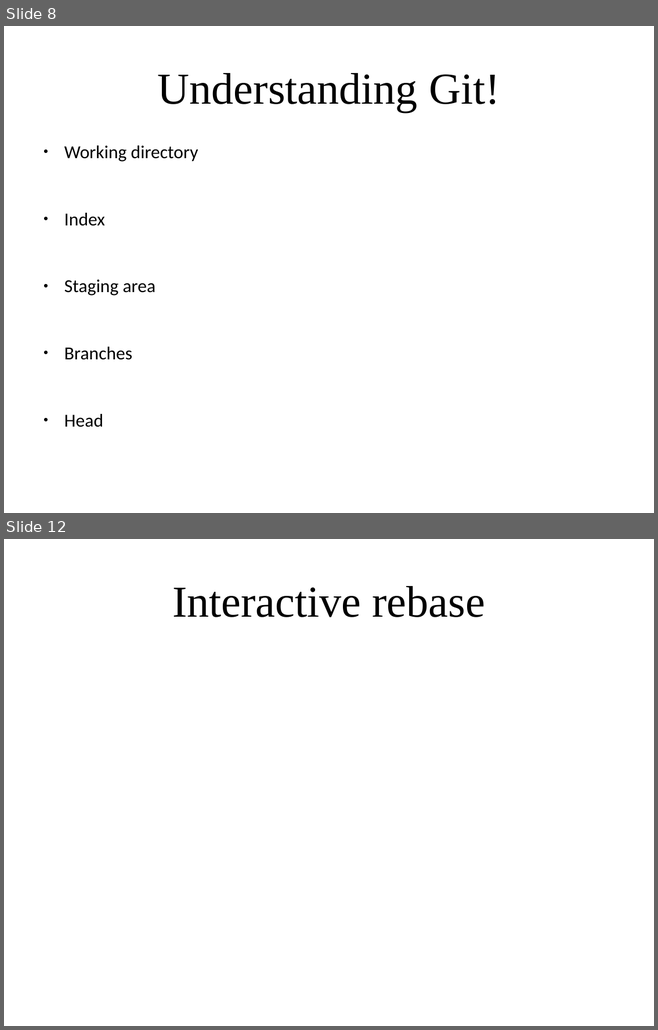
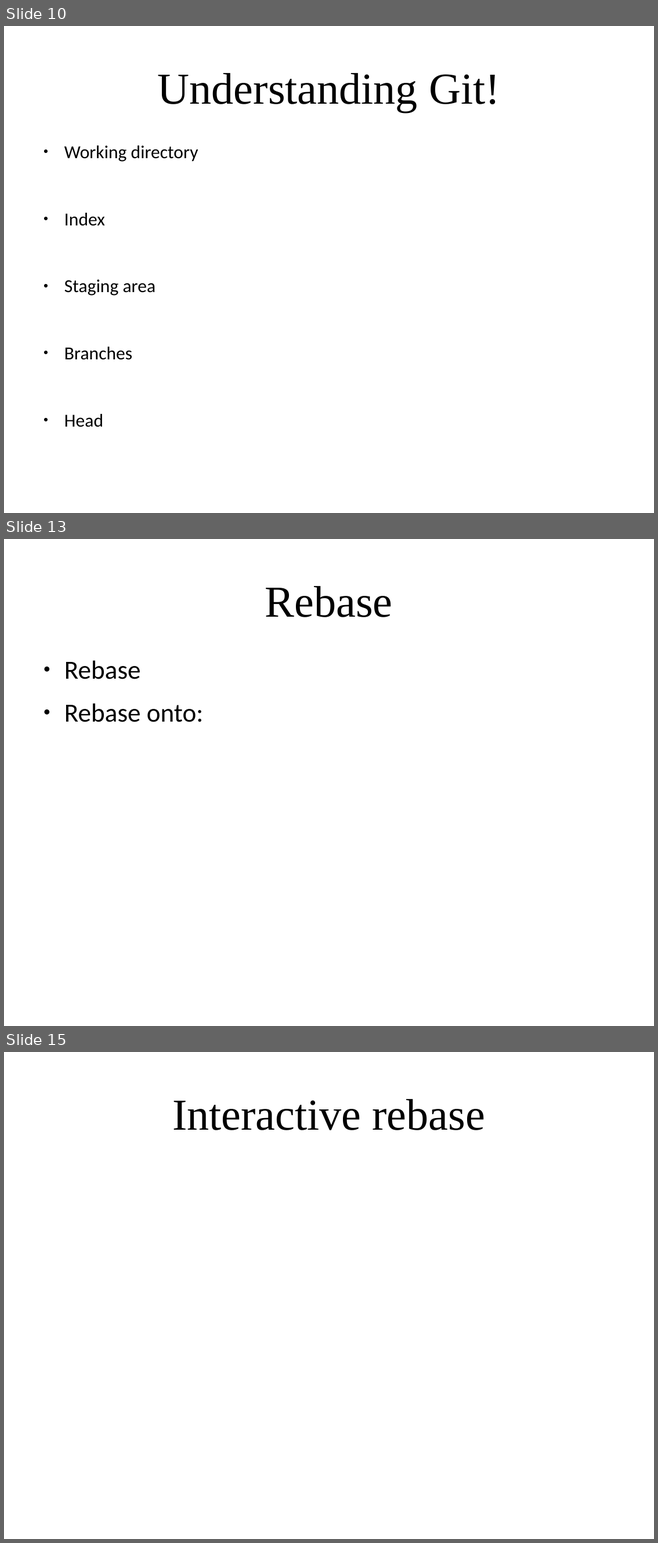
Before and after one commit to amueller/applied_ml_spring_2017, a slide deck: slides/aml-02-012317.odp. Shown one above the other, each under a label of ours: slides 8 and 12 before the commit, slides 10, 13 and 15 after it; the slides between them are not shown. The pictures are 658x1030 and 658x1543 pixels, drawn with LibreOffice and Linux fonts; fonts in the diff are those of the drawing. Boxes give left, top, right and bottom in pixels: in the first picture for what was removed or moved away, otherwise in the second. Text is boxed around its words. In the diff, an @@ line names an element or a change of style, - is before the commit and + after.

```diff
--- a/slides/aml-02-012317.odp
+++ b/slides/aml-02-012317.odp
@@ slide 13 added at (x1=4, y1=539, x2=654, y2=1026), background #FFFFFF @@
@@ title added at (x1=265, y1=586, x2=393, y2=617), 54 pt, text #000000 @@
+Rebase
@@ text added at (x1=64, y1=660, x2=204, y2=722), 32 pt, text #000000 @@
+● Rebase
+● Rebase onto:
@@ what was slide 8 is now slide 10 @@
@@ what was slide 12 is now slide 15 @@
```
Also in this commit, not shown: 4 slides changed, 4 other slides added, 1 slide removed.
